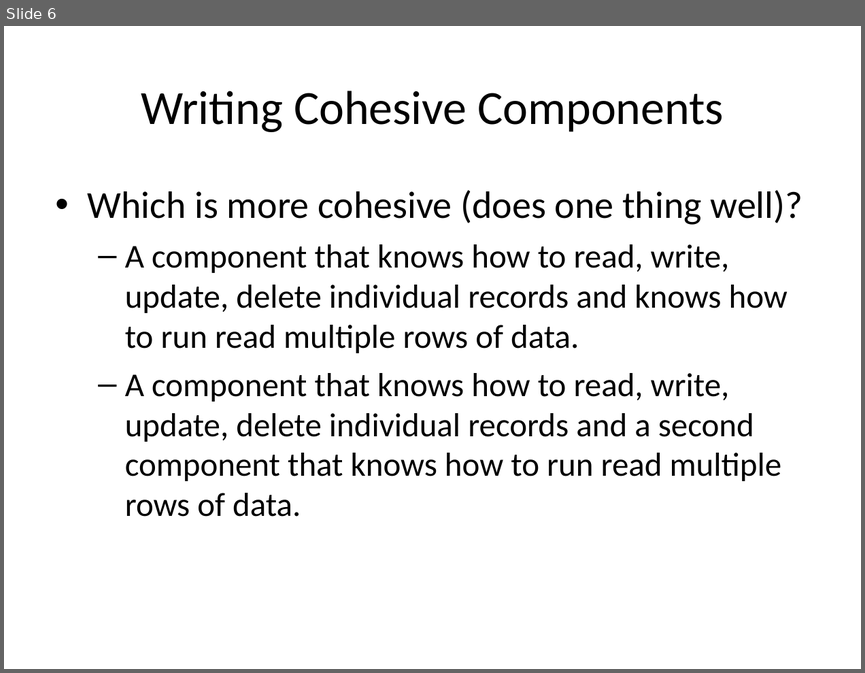
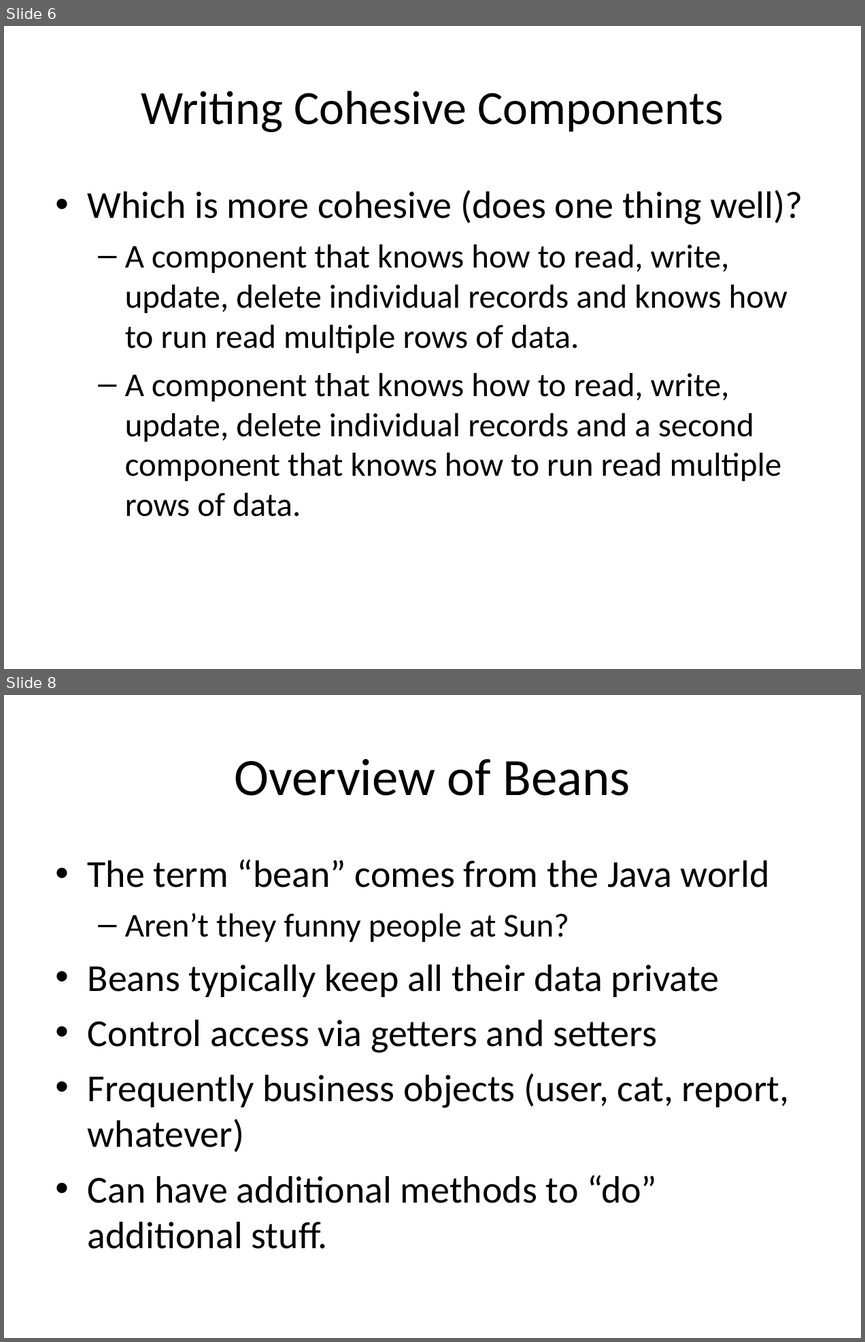
Before and after one commit to dhughes/OldPresentations, a slide deck: Trunk/Model-Glue 3 Day For Teratech/documents/Data Access Design Patterns.ppt. Shown one above the other, each under a label of ours: slide 6 before the commit, slides 6 and 8 after it; the slides between them are not shown. The pictures are 865x673 and 865x1342 pixels, drawn with LibreOffice and Linux fonts; fonts in the diff are those of the drawing; background and template pictures are left out. Boxes give left, top, right and bottom in pixels: in the first picture for what was removed or moved away, otherwise in the second. Text is boxed around its words. In the diff, an @@ line names an element or a change of style, - is before the commit and + after.

```diff
--- a/Trunk/Model-Glue 3 Day For Teratech/documents/Data Access Design Patterns.ppt
+++ b/Trunk/Model-Glue 3 Day For Teratech/documents/Data Access Design Patterns.ppt
@@ slide 8 added at <box>4,695,861,1338</box>, background picture (left out) @@
@@ title added at <box>234,759,630,796</box>, 44 pt, text #000000 @@
+Overview of Beans
@@ text added at <box>88,859,789,1249</box>, 32 pt, text #000000 @@
+• The term “bean” comes from the Java world
+  – Aren’t they funny people at Sun?
+• Beans typically keep all their data private
+• Control access via getters and setters
+• Frequently business objects (user, cat, report, whatever)
+• Can have additional methods to “do” additional stuff.
```
Also in this commit, not shown: 2 slides changed, 2 other slides added, 5 other files.
